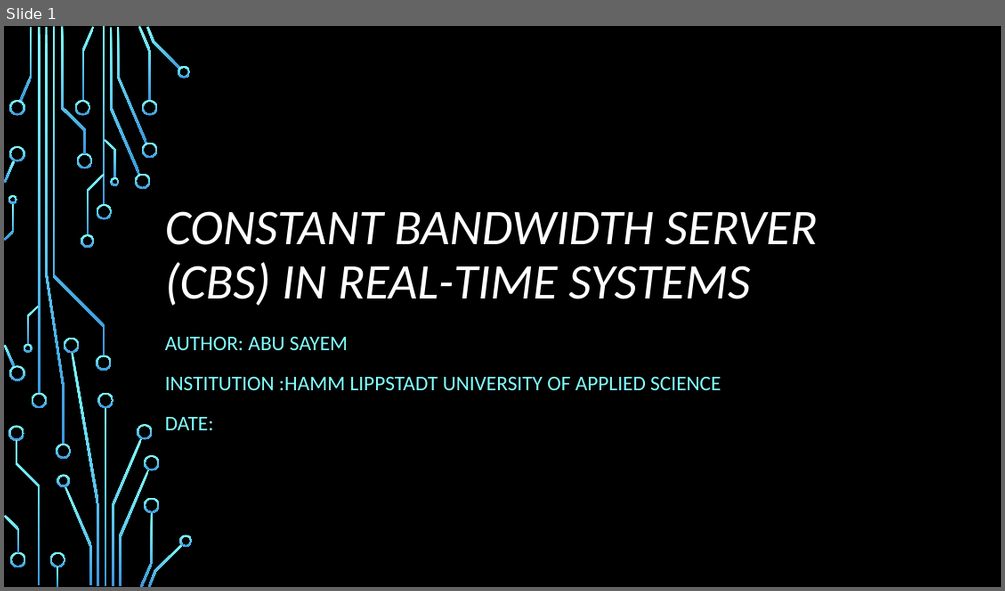
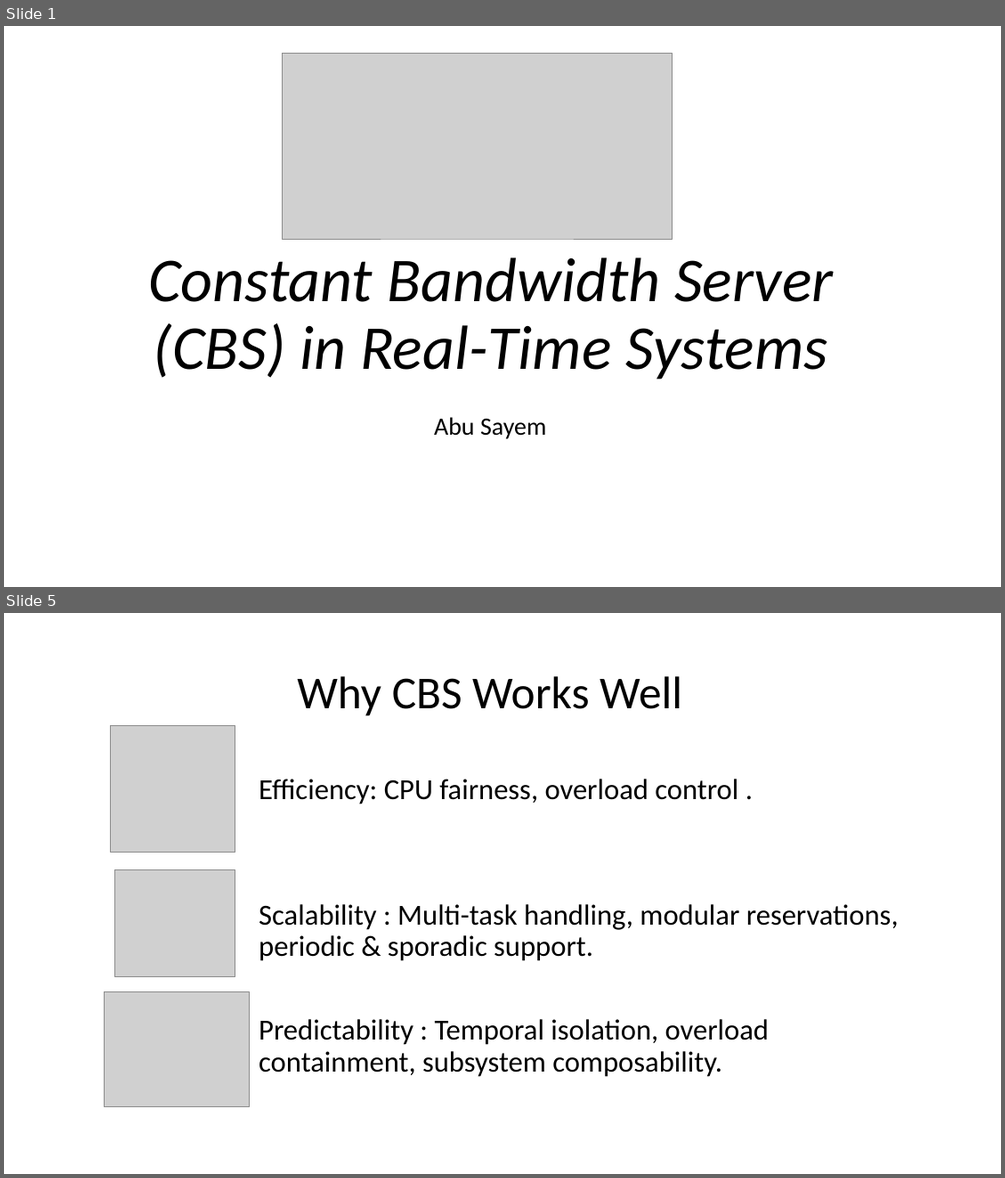
Before and after one commit to CCsayem/Constant-Bandwith-Server-Real-Time-Systems, a slide deck: Constant Bandwidth Server (CBS) in Real-Time.pptx. Shown one above the other, each under a label of ours: slide 1 before the commit, slides 1 and 5 after it; the slides between them are not shown. The pictures are 1005x591 and 1005x1178 pixels, drawn with LibreOffice and Linux fonts; fonts in the diff are those of the drawing; grey boxes stand for pictures; background and template pictures are left out. Boxes give left, top, right and bottom in pixels: in the first picture for what was removed or moved away, otherwise in the second. Text is boxed around its words. In the diff, an @@ line names an element or a change of style, - is before the commit and + after.

```diff
--- a/Constant Bandwidth Server (CBS) in Real-Time.pptx
+++ b/Constant Bandwidth Server (CBS) in Real-Time.pptx
@@ slide 5 added at bbox=[4, 613, 1001, 1174], background #FFFFFF @@
@@ title added at bbox=[297, 676, 682, 716], 44 pt, text #000000 @@
+Why CBS Works Well
@@ picture added at bbox=[111, 725, 235, 852] @@
@@ text added at bbox=[259, 779, 898, 1077], 28 pt, text #000000 @@
+Efficiency: CPU fairness, overload control .
+Scalability : Multi-task handling, modular reservations, periodic & sporadic support.
+Predictability : Temporal isolation, overload containment, subsystem composability.
@@ picture added at bbox=[114, 869, 235, 976] @@
@@ picture added at bbox=[105, 991, 250, 1106] @@
@@ slide 1 changed as well @@
@@ background picture (left out) to #FFFFFF @@
@@ picture added at bbox=[283, 54, 672, 239] @@
@@ title at bbox=[148, 257, 833, 379]: text changed; size 48 to 60 pt; text colour #FFFFFF to #000000 @@
-CONSTANT BANDWIDTH SERVER (CBS) IN REAL-TIME SYSTEMS
+Constant Bandwidth Server (CBS) in Real-Time Systems
@@ subtitle at bbox=[434, 417, 546, 439]: text changed; size 20 to 24 pt; text colour #82FFFF to #000000 @@
-AUTHOR: ABU SAYEM
-INSTITUTION :HAMM LIPPSTADT UNIVERSITY OF APPLIED SCIENCE
-DATE:
+Abu Sayem
@@ group removed at bbox=[4, 26, 193, 587]: 50 freeform shapes, 4 rectangles @@
```
Also in this commit, not shown: 11 other slides added, 6 slides removed.
